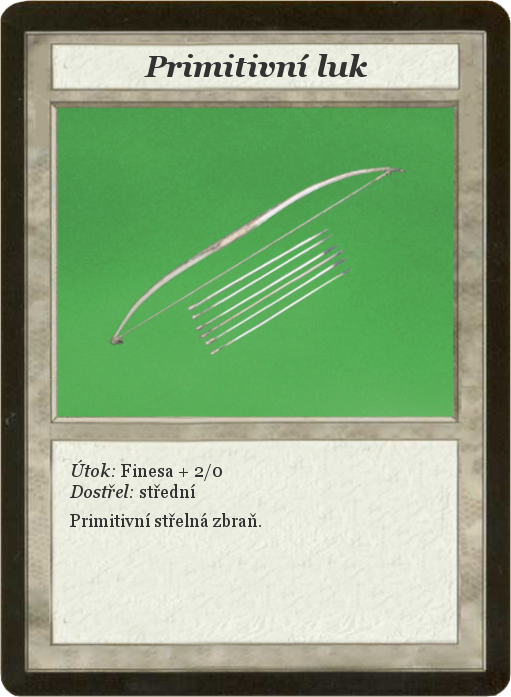
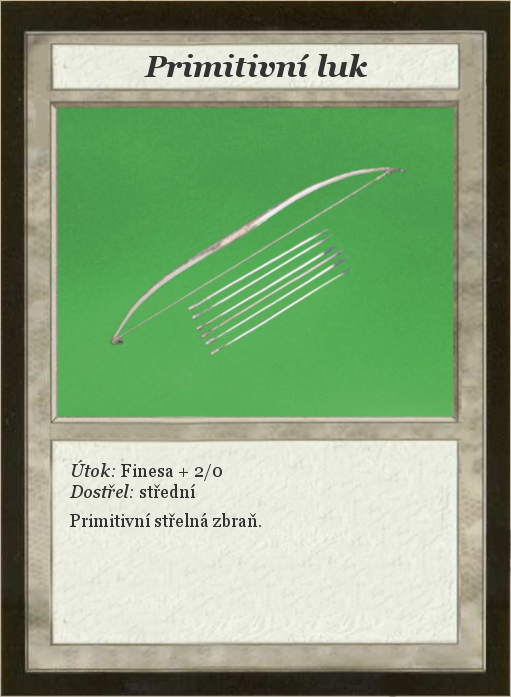
Two versions of the same layered image (511x697). Layer-by-layer changes:
painted on "Card" over [0, 0, 511, 697]
